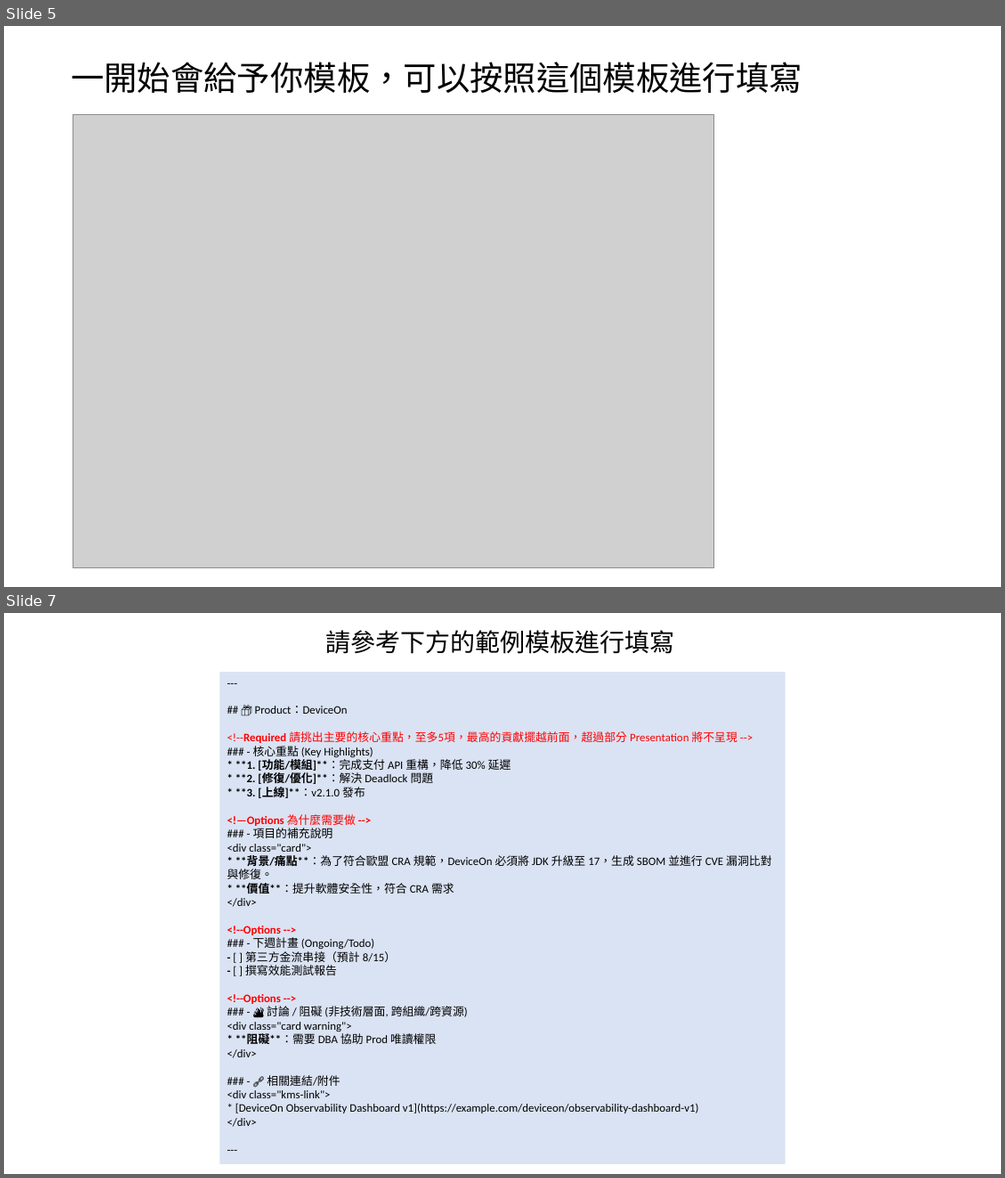
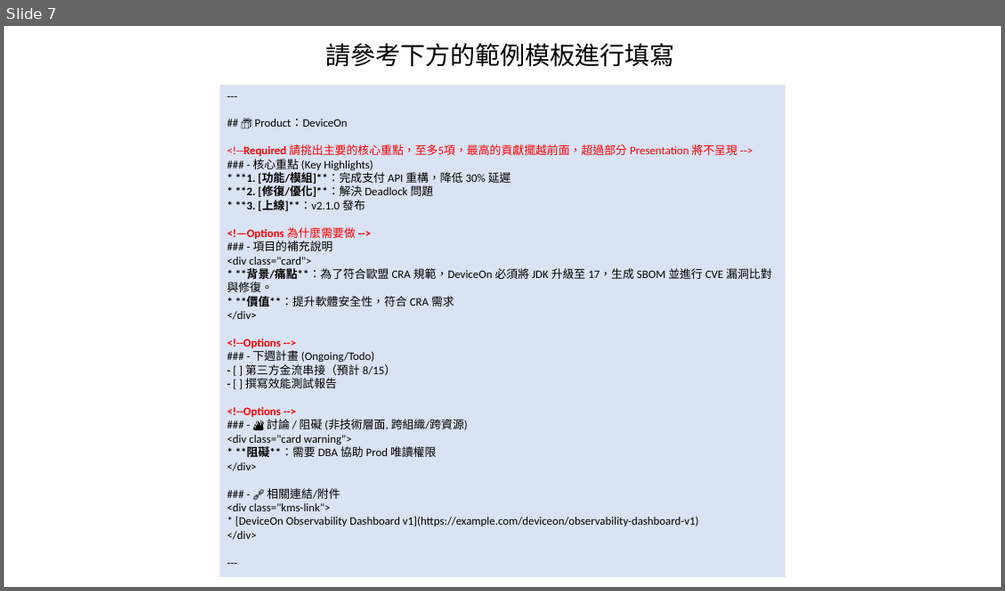
Before and after one commit to fabian415/syncboard, a slide deck: SyncBoard 使用說明文件.pptx. Shown one above the other, each under a label of ours: slides 5 and 7 before the commit, slide 7 after it; the slides between them are not shown. The pictures are 1005x1178 and 1005x591 pixels, drawn with LibreOffice and Linux fonts; fonts in the diff are those of the drawing; grey boxes stand for pictures. Boxes give left, top, right and bottom in pixels: in the first picture for what was removed or moved away, otherwise in the second. Text is boxed around its words. In the diff, an @@ line names an element or a change of style, - is before the commit and + after.

```diff
--- a/SyncBoard 使用說明文件.pptx
+++ b/SyncBoard 使用說明文件.pptx
@@ slide 5 removed at (4, 26, 1001, 587), background #FFFFFF @@
@@ text removed at (71, 62, 802, 93) @@
-一開始會給予你模板，可以按照這個模板進行填寫
@@ picture removed at (73, 115, 714, 567) @@
```
Also in this commit, not shown: 6 slides changed, 16 slides added, 2 other files.
